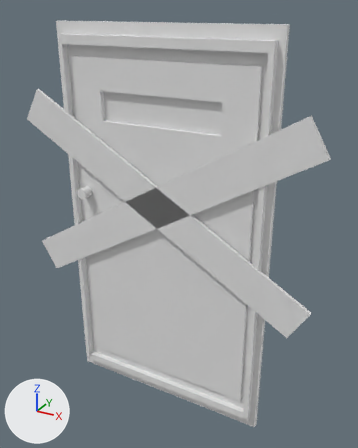
The Blender file 3Dundervisning/Dør.blend: old version first, new version second.
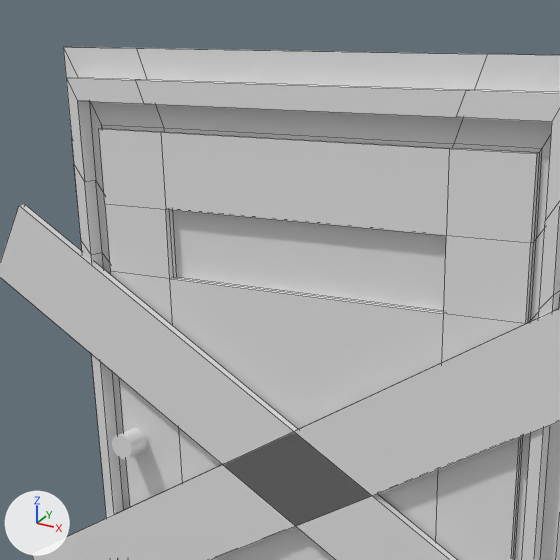
Each version is shown whole from a 50 mm lens placed at (7.55, -12.44, 13.5), pointed at (0.47, 0.43, 7.07), then close up on the part from 8% to 76% of the width and 0% to 54% of the height. Every picture has the same lights, and +X, +Y and +Z are marked at lower left. The close-ups show mesh edges as thin lines.
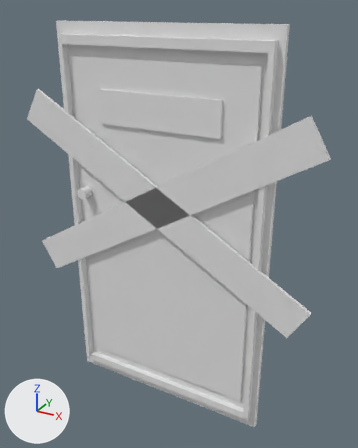
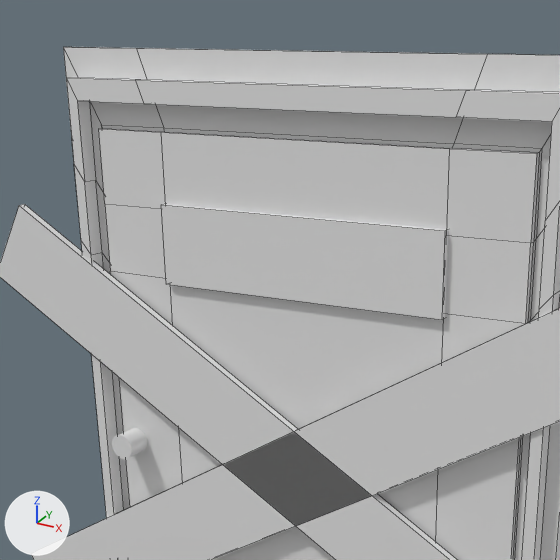
Changed parts and their boxes (x1, y1, x2, y2) in the close-ups (560 x 560 px):
'Cube.001', reshaped: (0, 204, 560, 560) in both
'Cube.002', added: after (161, 204, 448, 320)
part 1 of me_cube, deleted: before (172, 210, 446, 310)

Edits to the bpy script that builds the scene:
```text
Change me_cube:
    where me_cube.from_pydata(...)  # 152 vertices, 150 faces; spans x -1.0..1.0, y -0.44..1.0, z -1.0..1.0
    used by ob_cube; location = (0.0, 0.0, 6.65); scale = (3.64, 0.28, 6.44)
    verts and faces of me_cube; kept vertices keep their numbers, new ones are numbered from 152
    before: 40 (-0.67, 1.0, -1.0), 66 (0.66, 1.0, -1.0), 96 (-0.67, 1.0, 0.65), 99 (0.66, 1.0, 0.65), 120 (-0.67, 1.0, 0.82)
    before: 123 (0.66, 1.0, 0.82), 124 (-0.56, 0.6, 0.69), 125 (-0.56, 0.6, 0.55) at pixel (176, 276), 126 (0.56, 0.6, 0.69), 127 (0.56, 0.6, 0.55)
    me_cube part 1
    add delete_faces([(40, 96, 99, 66), (96, 120, 123, 99), (124, 125, 127, 126)])
Add me_cube_002:
    me_cube_002.from_pydata(...)  # a box spanning x -1.0..1.0, y -1.0..1.0, z -1.0..1.0
Add ob_cube_002:
    ob_cube_002 = bpy.data.objects.new('Cube.002', me_cube_002)
    ob_cube_002.location = (0.0, 0.0, 10.67)
    ob_cube_002.scale = (2.05, -0.059, 0.524)
```
